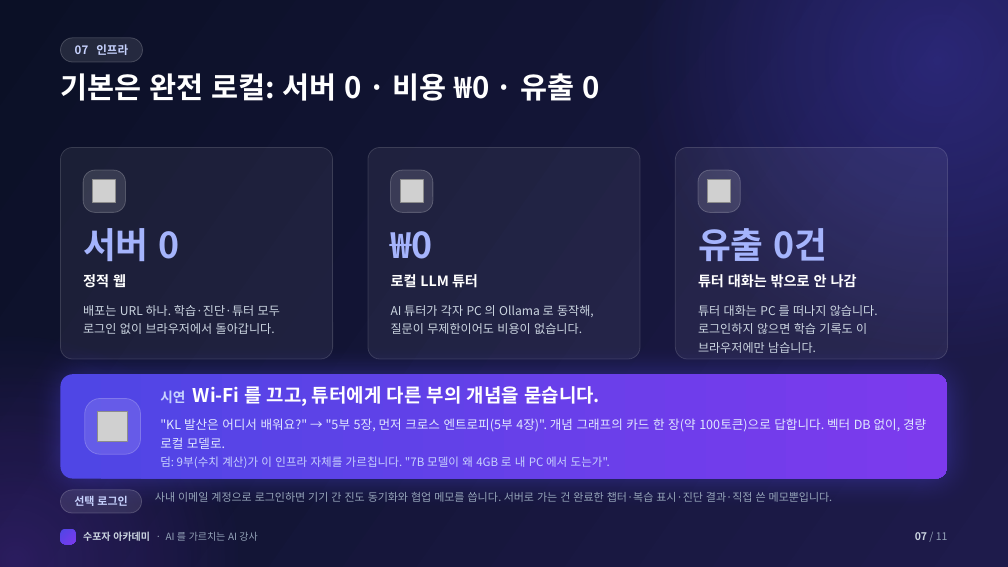
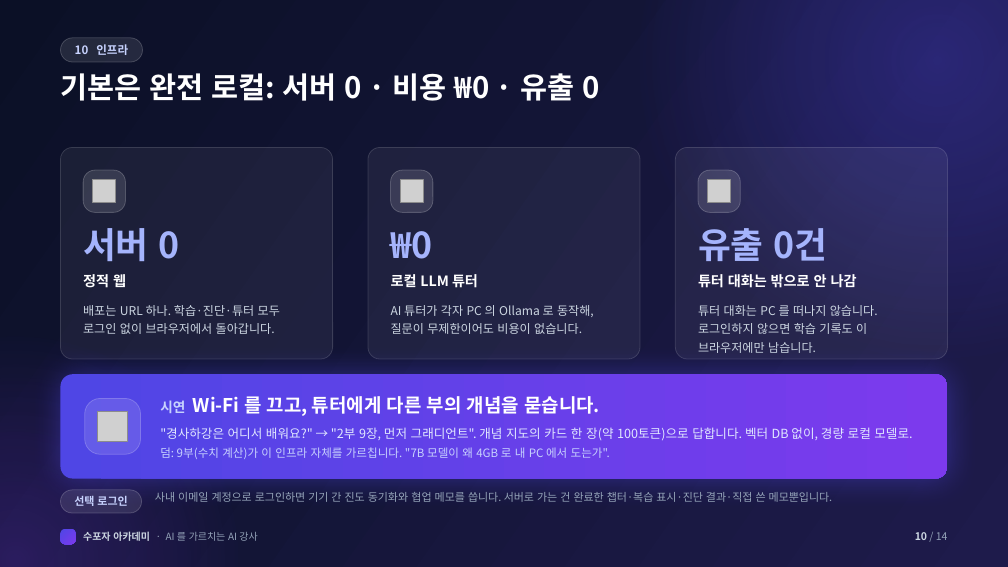
Before and after one commit to jiyupapa/math-platform, a slide deck: slide 10 of docs/hackathon/11_pitch_deck.pptx (slide 7 before the commit). Drawn at 1008x567 pixels with LibreOffice and Linux fonts; fonts in the diff are those of the drawing; grey boxes stand for pictures. Boxes give left, top, right and bottom in pixels: in the first picture for what was removed or moved away, otherwise in the second. Text is boxed around its words. In the diff, an @@ line names an element or a change of style, - is before the commit and + after.

```diff
--- a/docs/hackathon/11_pitch_deck.pptx
+++ b/docs/hackathon/11_pitch_deck.pptx
@@ text in rounded rectangle at (75, 44, 128, 55): text changed @@
-07 인프라
+10 인프라
@@ text at (160, 427, 912, 440): text changed @@
-"KL 발산은 어디서 배워요?" → "5부 5장, 먼저 크로스 엔트로피(5부 4장)". 개념 그래프의 카드 한 장(약 100토큰)으로 답합니다. 벡터 DB 없이, 경량 로컬 모델로.
+"경사하강은 어디서 배워요?" → "2부 9장, 먼저 그래디언트". 개념 지도의 카드 한 장(약 100토큰)으로 답합니다. 벡터 DB 없이, 경량 로컬 모델로.
@@ text at (915, 532, 948, 540): text changed @@
-07 / 11
+10 / 14
```
Also in this commit, not shown: 10 other slides changed, 3 slides added, 55 other files.
